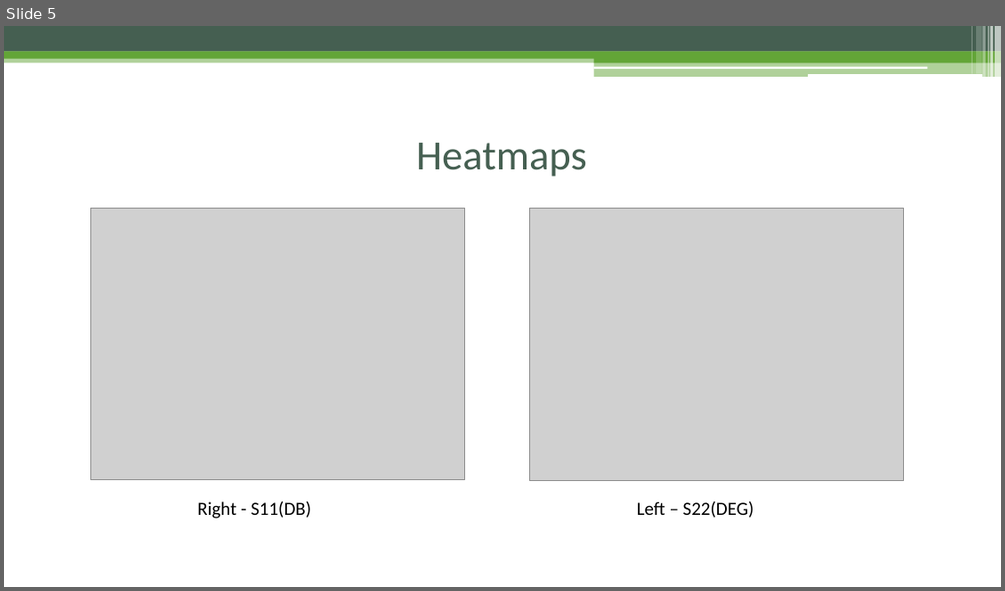
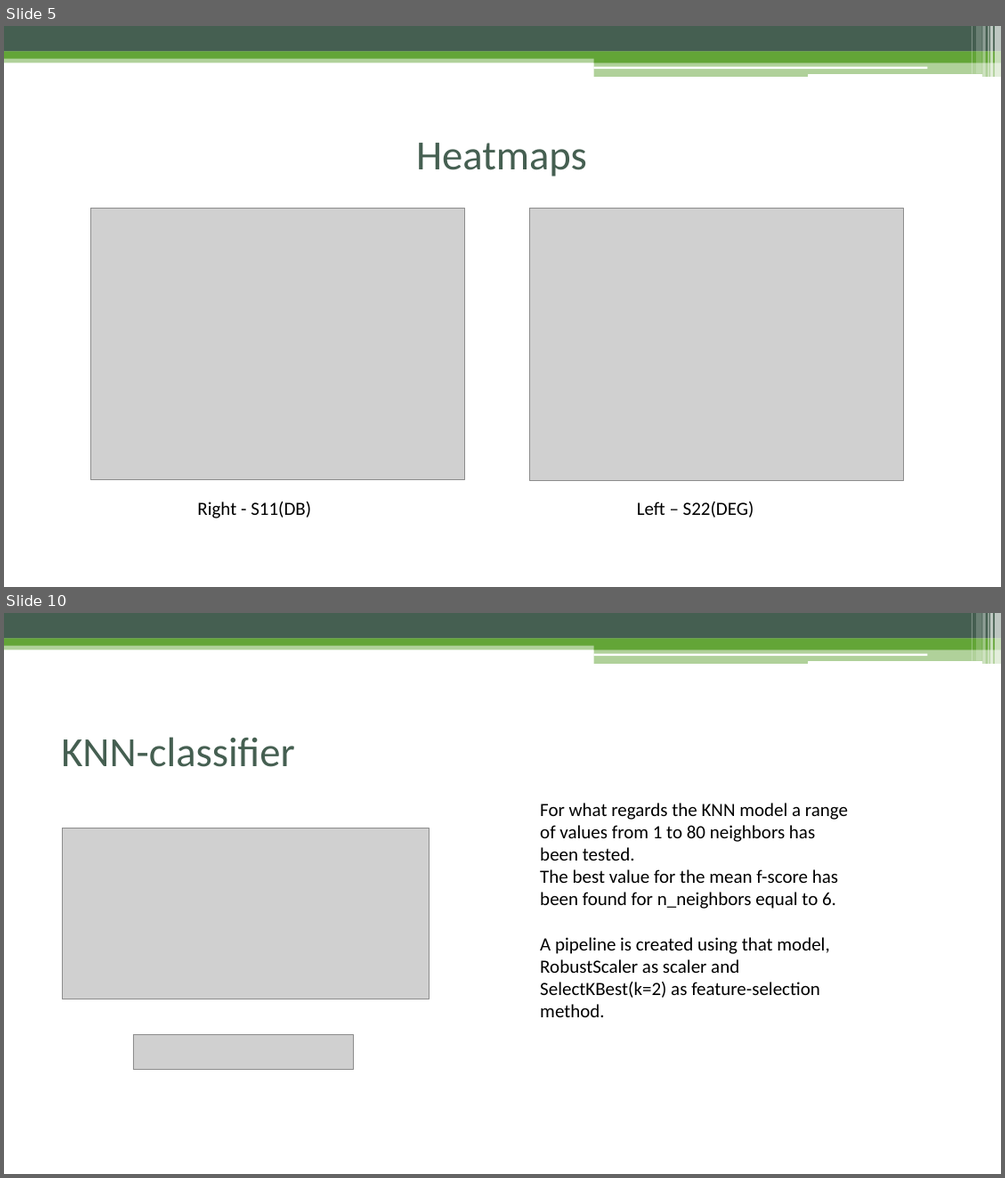
Before and after one commit to EmanueleTinghi/Data-Mining-Project, a slide deck: Docs/Presentation.pptx. Shown one above the other, each under a label of ours: slide 5 before the commit, slides 5 and 10 after it; the slides between them are not shown. The pictures are 1005x591 and 1005x1178 pixels, drawn with LibreOffice and Linux fonts; fonts in the diff are those of the drawing; grey boxes stand for pictures. Boxes give left, top, right and bottom in pixels: in the first picture for what was removed or moved away, otherwise in the second. Text is boxed around its words. In the diff, an @@ line names an element or a change of style, - is before the commit and + after.

```diff
--- a/Docs/Presentation.pptx
+++ b/Docs/Presentation.pptx
@@ slide 10 added at [4, 613, 1001, 1174], background #FFFFFF; not listed: 13 template elements that a slide beside it also shows @@
@@ title added at [61, 737, 295, 767], 40 pt, text #455F51 @@
+KNN-classifier
@@ text added at [540, 803, 848, 1017], 18 pt, text #000000 @@
+For what regards the KNN model a range of values from 1 to 80 neighbors has been tested.
+The best value for the mean f-score has been found for n_neighbors equal to 6.
+A pipeline is created using that model, RobustScaler as scaler and SelectKBest(k=2) as feature-selection method.
@@ picture added at [63, 828, 429, 999] @@
@@ picture added at [133, 1034, 353, 1070] @@
```
Also in this commit, not shown: 3 slides changed, 10 other slides added, 10 slides removed, 3 other files.
